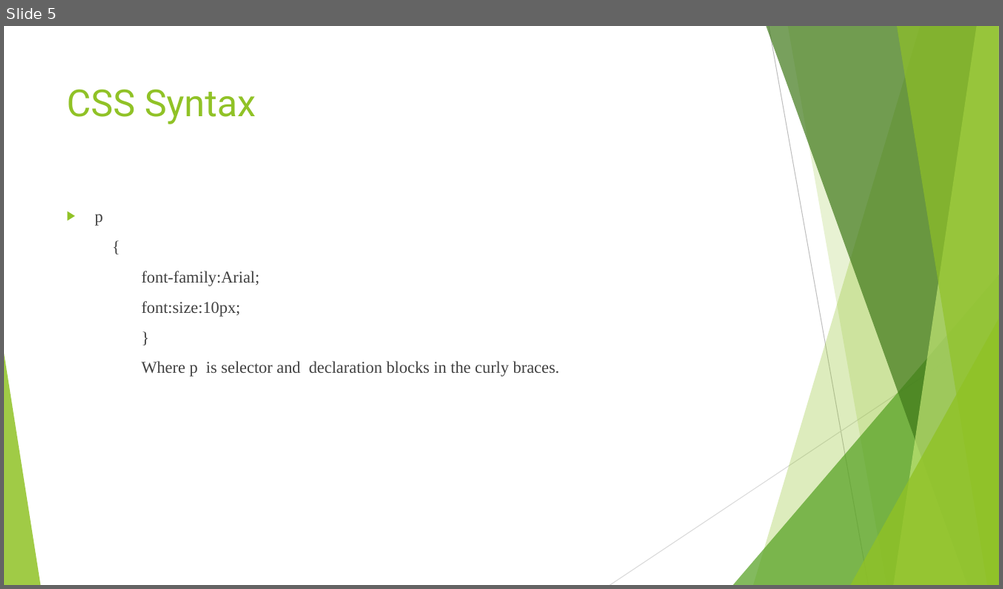
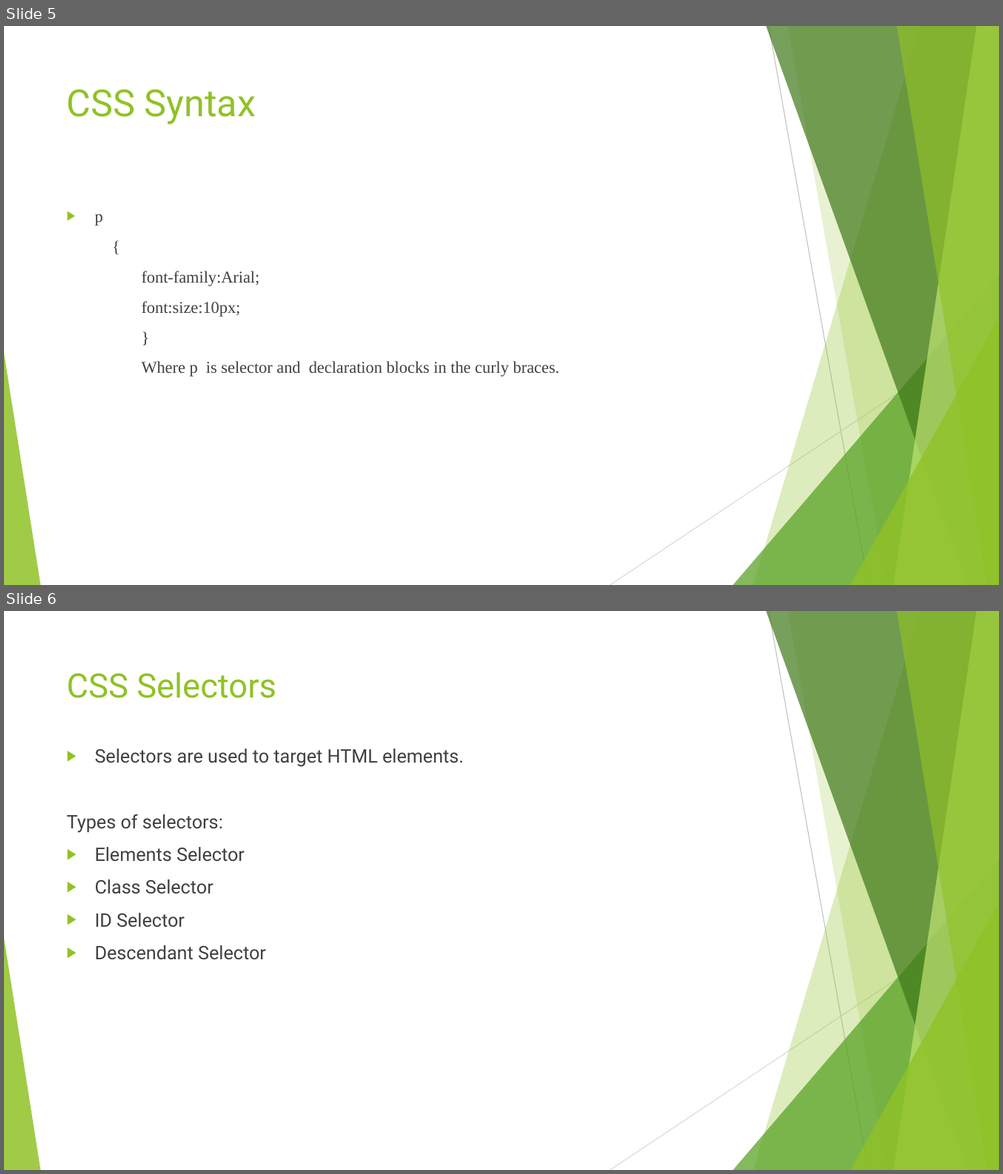
Before and after one commit to anumsh/Introduction-To-CSS, a slide deck: Introduction-to-CSS.pptx. Shown one above the other, each under a label of ours: slide 5 before the commit, slides 5 and 6 after it. The pictures are 1003x589 and 1003x1174 pixels, drawn with LibreOffice and Linux fonts; fonts in the diff are those of the drawing. Boxes give left, top, right and bottom in pixels: in the first picture for what was removed or moved away, otherwise in the second. Text is boxed around its words. In the diff, an @@ line names an element or a change of style, - is before the commit and + after.

Commit message:
feat:CSS selectors

```diff
--- a/Introduction-to-CSS.pptx
+++ b/Introduction-to-CSS.pptx
@@ slide 6 added at [4, 611, 999, 1170], background #FFFFFF; not listed: 10 template elements that a slide beside it also shows @@
@@ title added at [67, 672, 276, 698], 32.4 pt, text #90C226 @@
+CSS Selectors
@@ text added at [67, 749, 464, 960], 18 pt, text #404040 @@
+▶ Selectors are used to target HTML elements.
+Types of selectors:
+▶ Elements Selector
+▶ Class Selector
+▶ ID Selector
+▶ Descendant Selector
```
